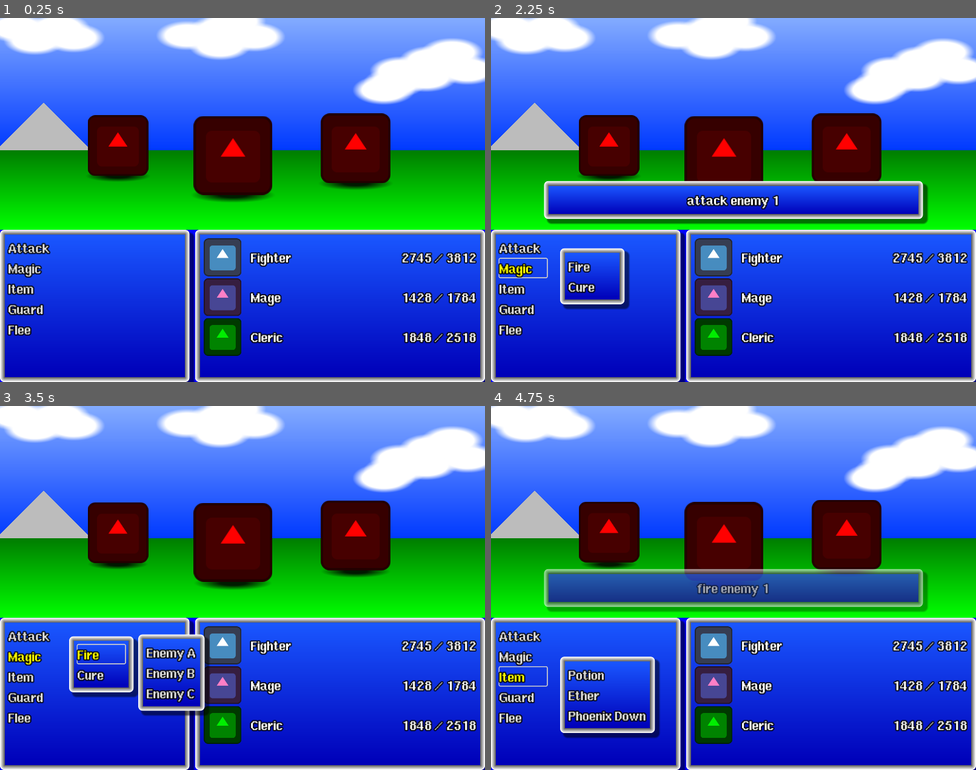
Above: before the commit, frames 1-4 (two rows, left to right).
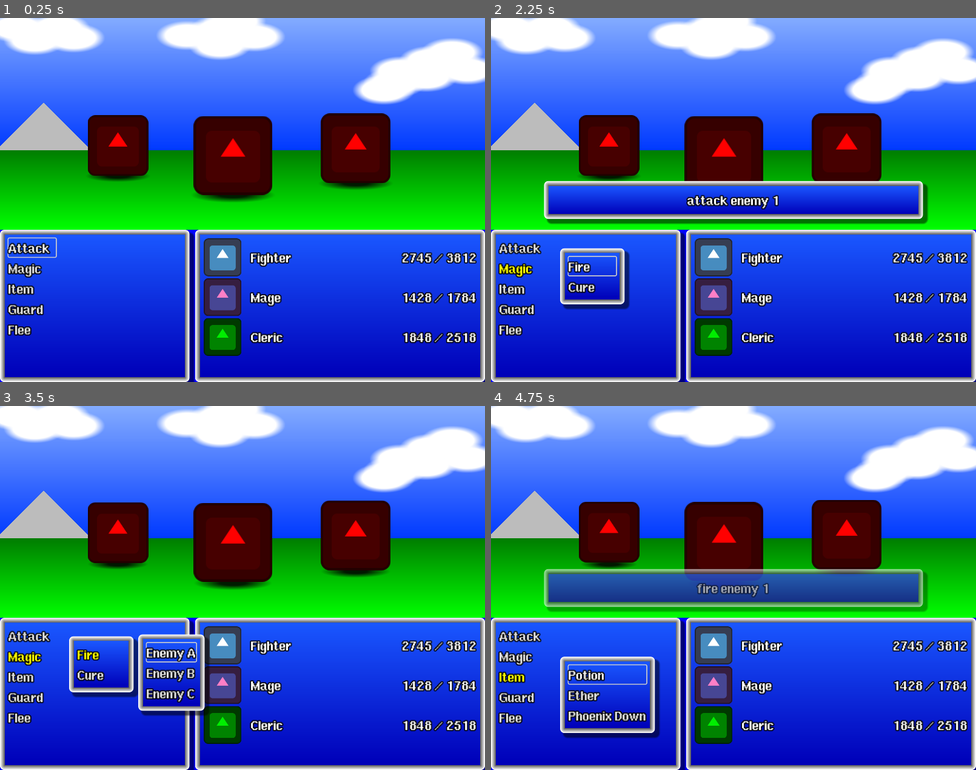
Above: after the commit, the same moments.

Repository: Toxe/godot-modal-dialogs
Game: Godot game, scene res://main.tscn
Same seed, same stepped clock (60 frames per second), same inputs: the game is played once before the commit and once after it. The engine's default icon, where the game draws it, is replaced by a stand-in: a white triangle on a blue panel in a dark square.
Inputs:
- Up to frame 1 (0.25 s): no input
- Up to frame 2 (2.25 s): click "Attack" at 0.5 s; click "Enemy A" at 1.25 s; click "Magic" at 2 s
- Up to frame 3 (3.5 s): click "Fire" at 2.75 s
- Up to frame 4 (4.75 s): click "Enemy A" at 3.5 s; click "Item" at 4.25 s

The runs differ from the first frame. In frame 1, 0.1% of the frame differs, in the area x 1-12%, y 60-66%; in frame 2, 0.2%; in frame 3, 0.2%; in frame 4, 0.2%, in the area x 1-33%, y 70-78%.

Commit message:
Set focus to first menu button

Diff:
--- a/T05_ModalDialogs/main.gd
+++ b/T05_ModalDialogs/main.gd
@@ -2,7 +2,7 @@
 
 const notification_scene = preload("res://notification.tscn")
 
-@onready var main_action_menu: Menu = $HSplitContainer/MainActionMenu
+@onready var main_action_menu := $HSplitContainer/MainActionMenu as Menu
 
 
 func _ready() -> void:
@@ -11,6 +11,7 @@
     main_action_menu.add_menu("Item", build_item_menu)
     main_action_menu.add_action("Guard", func() -> void: show_notification("guard"))
     main_action_menu.add_action("Flee", func() -> void: show_notification("flee"))
+    main_action_menu.set_focus_to_first_button()
 
 
 func build_attack_menu(menu: Menu) -> void:
--- a/T05_ModalDialogs/menu/menu.gd
+++ b/T05_ModalDialogs/menu/menu.gd
@@ -1,6 +1,10 @@
 class_name Menu extends PanelContainer
 
 signal request_close
+
+
+func _ready() -> void:
+    set_focus_to_first_button()
 
 
 func add_action(text: String, action: Callable) -> void:
@@ -38,3 +42,10 @@
 func enable_mouse_input() -> void:
     for button in get_buttons():
         button.mouse_filter = Control.MOUSE_FILTER_STOP
+
+
+func set_focus_to_first_button() -> void:
+    if not get_buttons().is_empty():
+        var button := get_buttons().front() as Button
+        if button:
+            button.grab_focus()
